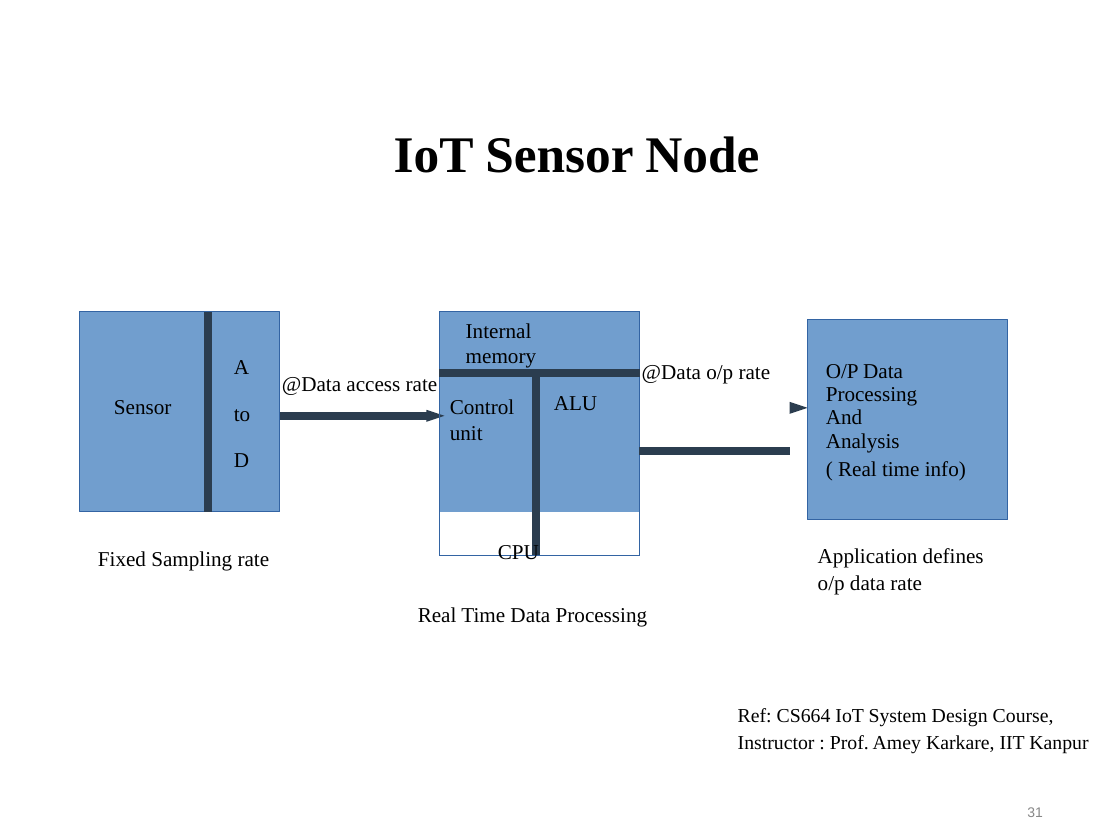
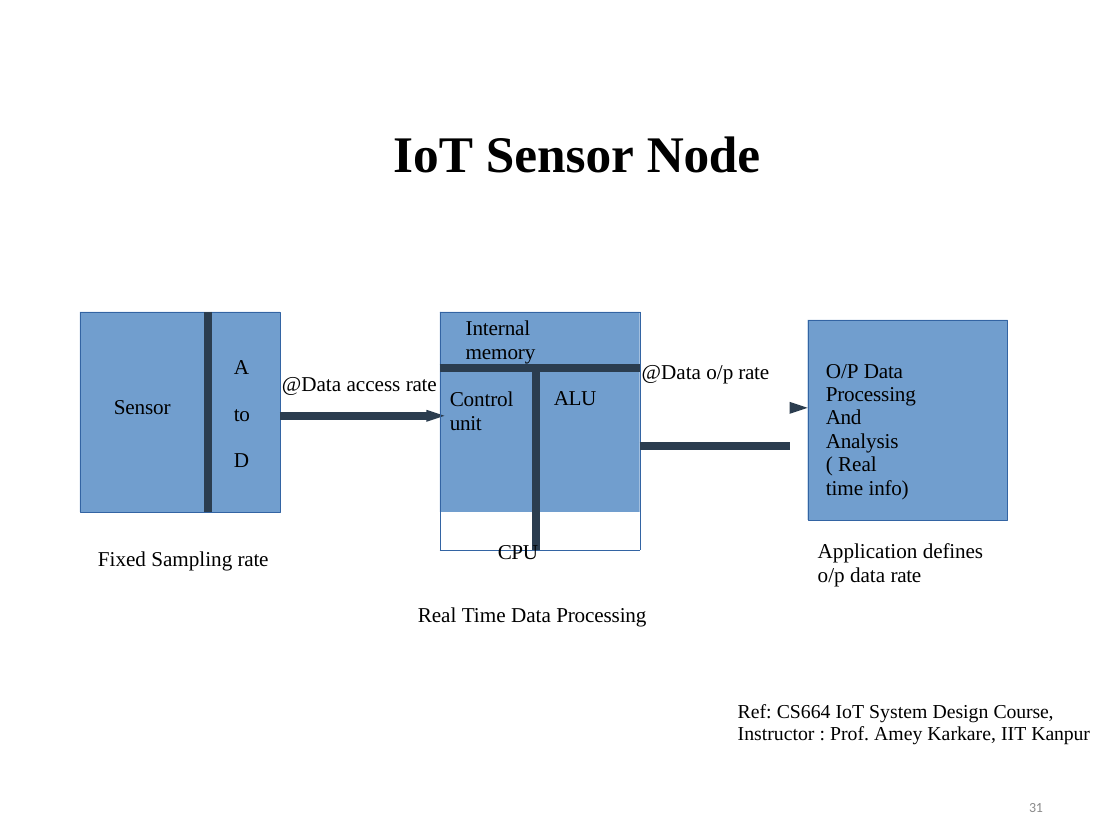
Before and after one commit to najnin26/Internet-of-Things-IoT, a slide deck: slide 31 of Chapter_5_IoT_device_components.pptx. Drawn at 1120x840 pixels with LibreOffice and Linux fonts; fonts in the diff are those of the drawing. Boxes give left, top, right and bottom in pixels: in the first picture for what was removed or moved away, otherwise in the second. Text is boxed around its words. In the diff, an @@ line names an element or a change of style, - is before the commit and + after.

```diff
--- a/Chapter_5_IoT_device_components.pptx
+++ b/Chapter_5_IoT_device_components.pptx
@@ title "IoT Sensor Node" at (x1=393, y1=136, x2=760, y2=173): letter spacing 0 to -0.2 pt in "Node"; more space between paragraphs @@
@@ freeform shape at (x1=80, y1=312, x2=280, y2=512): outline #3364A3 0.75 pt to #3364A3 0.25 pt @@
@@ table at (x1=440, y1=312, x2=790, y2=512) @@
@@ letter spacing 0 to -0.1 pt in "Internal memory", "Control" @@
@@ letter spacing 0 to -0.2 pt in "rate", "unit", "ALU" @@
@@ line spacing 1.1 to 16.5pt @@
@@ more space between paragraphs @@
@@ borders changed @@
@@ rectangle "O/P Data Processing And Analysis" at (x1=807, y1=320, x2=1007, y2=520): letter spacing 0 to -0.2 pt in "Data And", "info)"; letter spacing 0 to -0.1 pt in "Processing Analysis"; line spacing 1.1 to 16.5pt; outline #3364A3 0.75 pt to #3364A3 0.25 pt @@
@@ text "@Data access rate" at (x1=282, y1=377, x2=437, y2=395): letter spacing 0 to -0.2 pt in "rate"; more space between paragraphs @@
@@ text "Sensor" at (x1=114, y1=400, x2=171, y2=414): letter spacing 0 to -0.1 pt; more space between paragraphs @@
@@ text "CPU" at (x1=498, y1=543, x2=538, y2=560): letter spacing 0 to -0.2 pt; more space between paragraphs @@
@@ text "Application defines o/p data rate" at (x1=818, y1=543, x2=983, y2=586): letter spacing 0 to -0.1 pt in "defines"; letter spacing 0 to -0.2 pt in "rate"; line spacing 1.11 to 16.6pt; more space between paragraphs @@
@@ text "Fixed Sampling rate" at (x1=98, y1=551, x2=269, y2=570): letter spacing 0 to -0.2 pt in "rate"; more space between paragraphs @@
@@ text "Real Time Data Processing" at (x1=418, y1=607, x2=646, y2=627): letter spacing 0 to -0.1 pt in "Processing"; more space between paragraphs @@
@@ text "Ref: CS664 IoT System Design ..." at (x1=738, y1=704, x2=1090, y2=745): letter spacing 0 to -0.1 pt in "Course, Kanpur"; line spacing 1.11 to 15.5pt; more space between paragraphs @@
@@ page number at (x1=1029, y1=803, x2=1043, y2=812): font Arial to Calibri, text colour #888888 to #8C8C8C, letter spacing 0 to -0.2 pt; line spacing 2.32 to 20.9pt @@
```
Also in this commit, not shown: 57 other slides changed.
